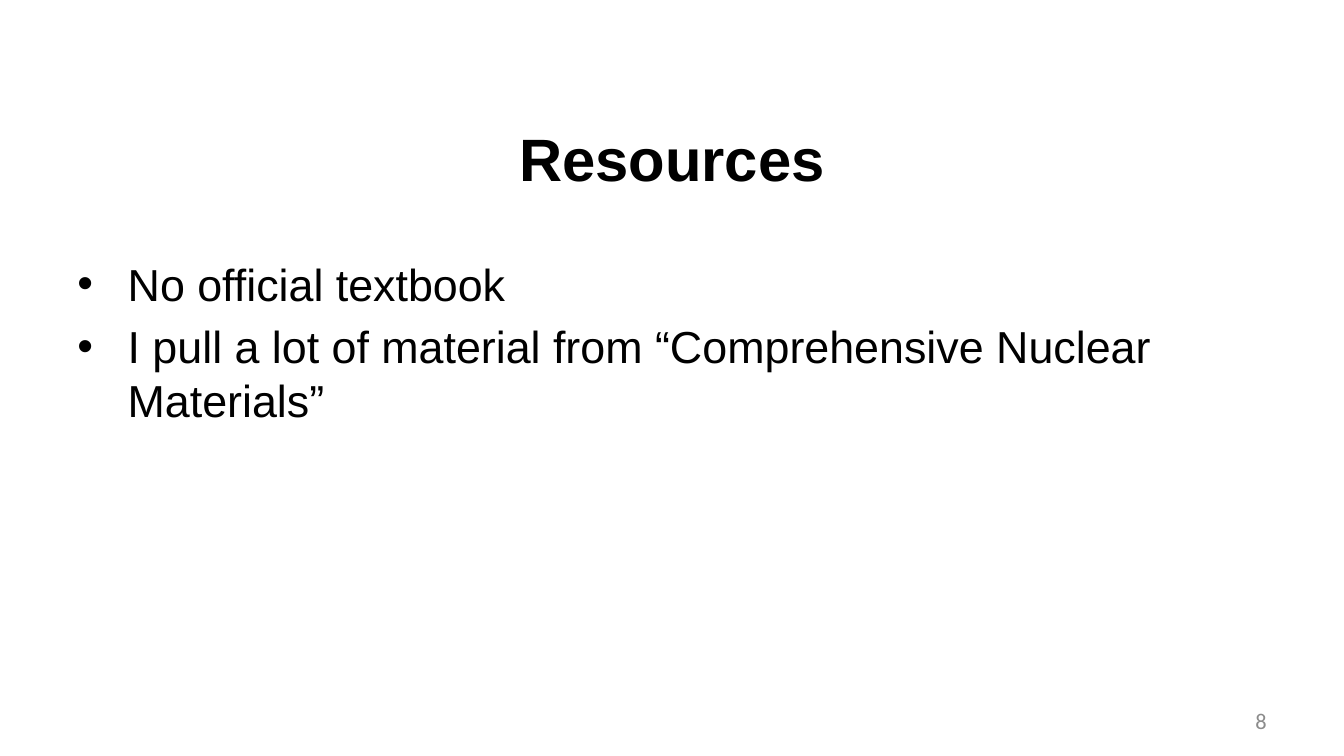
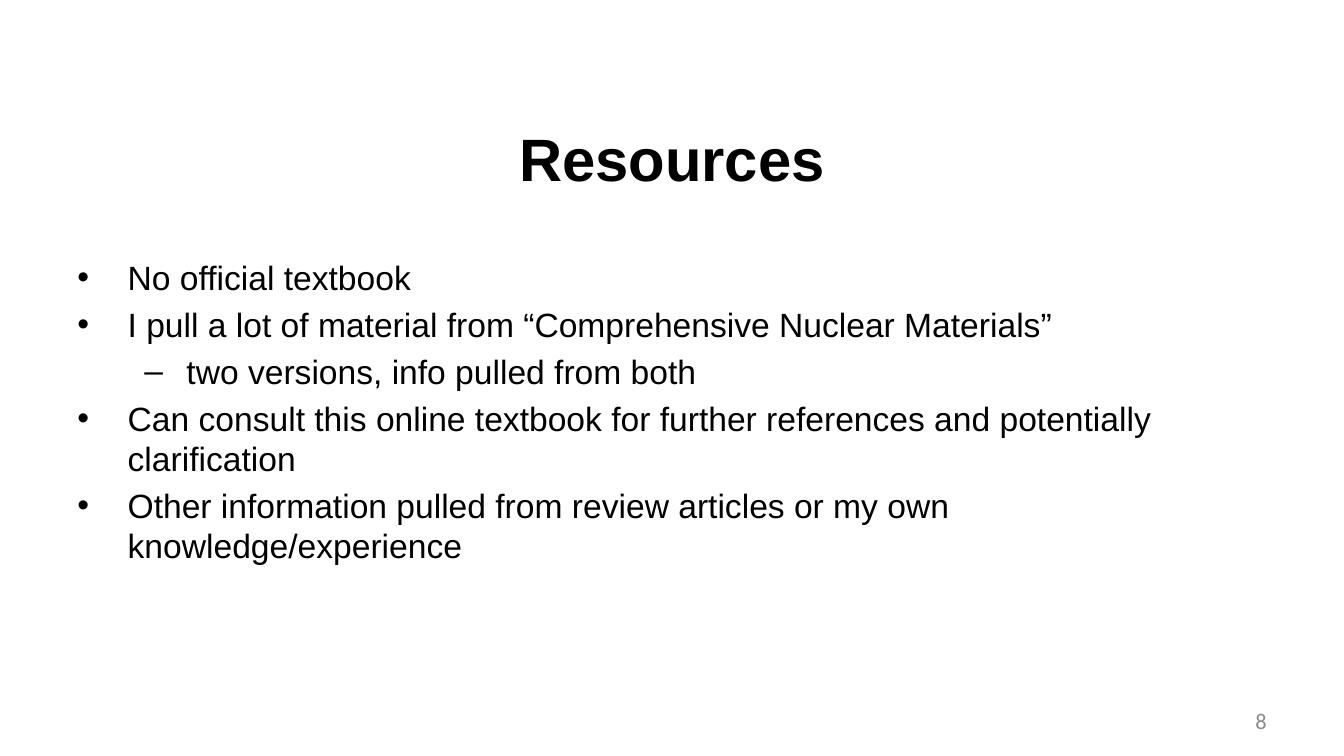
Before and after one commit to benbeeler/TEACHING, a slide deck: slide 8 of Advanced Reactor Materials/Fall2026/Lec1_intro.pptx. Drawn at 1344x756 pixels with LibreOffice and Linux fonts; fonts in the diff are those of the drawing; background and template pictures are left out. Boxes give left, top, right and bottom in pixels: in the first picture for what was removed or moved away, otherwise in the second. Text is boxed around its words. In the diff, an @@ line names an element or a change of style, - is before the commit and + after.

```diff
--- a/Advanced Reactor Materials/Fall2026/Lec1_intro.pptx
+++ b/Advanced Reactor Materials/Fall2026/Lec1_intro.pptx
@@ text at [128, 265, 1051, 344]: size 32 to 24 pt in "No official textbook", "I pull a lot of material from ..."; less space between paragraphs @@
@@ text at [128, 359, 1151, 565]: paragraphs added @@
+  – two versions, info pulled from both
+• Can consult this online textbook for further references and potentially clarification
+• Other information pulled from review articles or my own knowledge/experience
```
Also in this commit, not shown: 7 other slides changed, 2 slides added, 4 other files.
